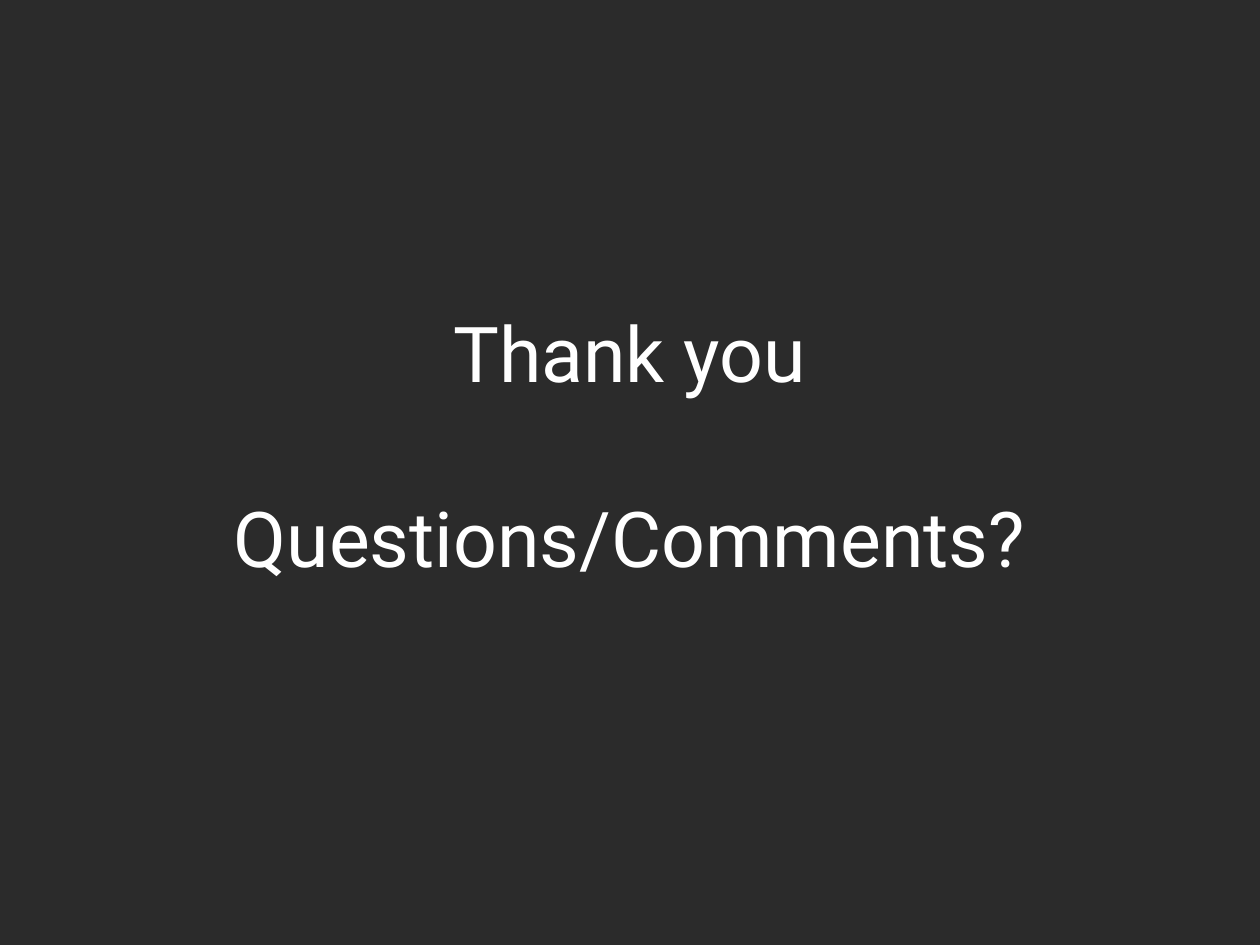
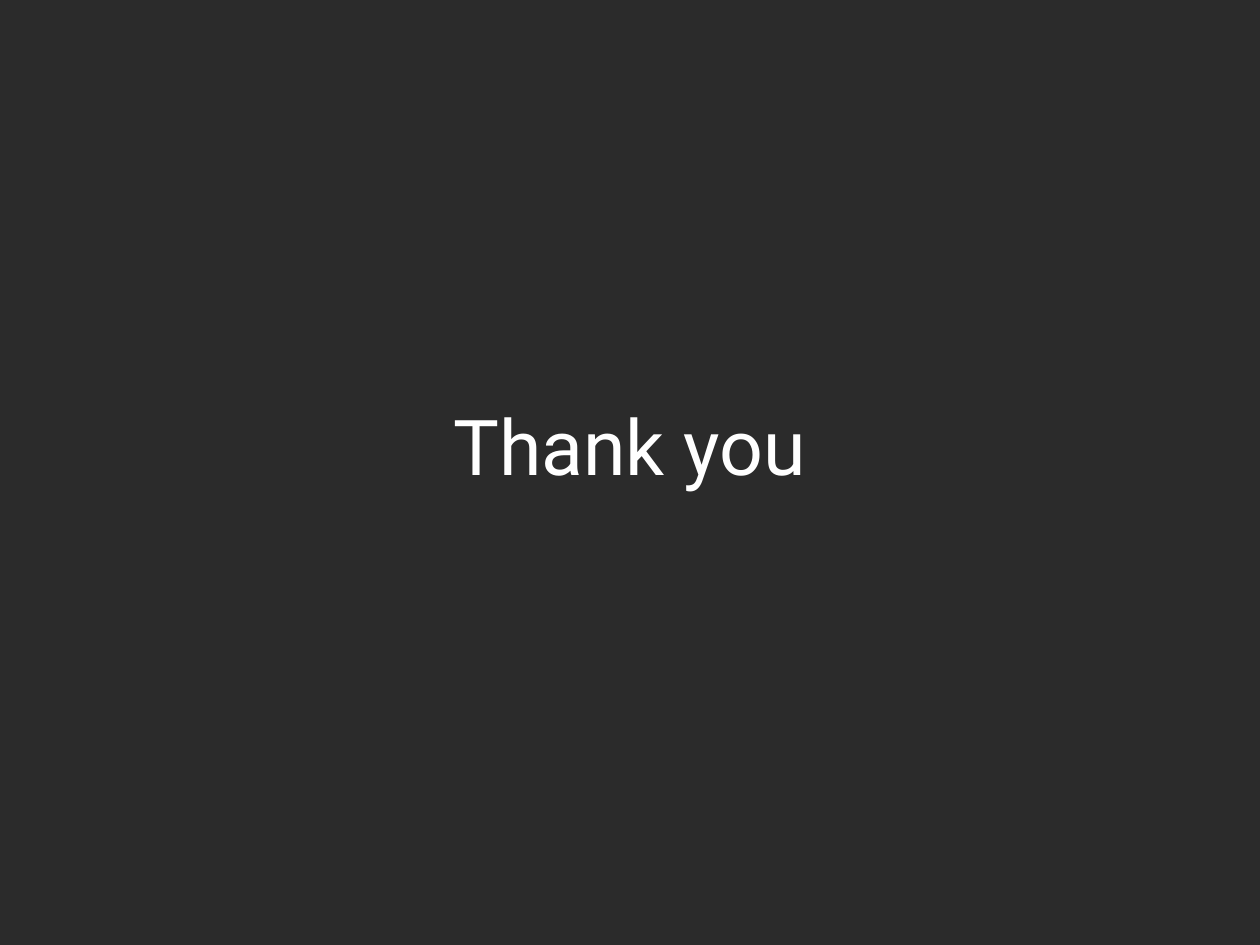
Before and after one commit to hyoshid1/project375, a slide deck: slide 7 of presentation.pptx. Drawn at 1260x945 pixels with LibreOffice and Linux fonts; fonts in the diff are those of the drawing; background and template pictures are left out; a plain dark background stands for a picture behind light text. Boxes give left, top, right and bottom in pixels: in the first picture for what was removed or moved away, otherwise in the second. Text is boxed around its words. In the diff, an @@ line names an element or a change of style, - is before the commit and + after.

```diff
--- a/presentation.pptx
+++ b/presentation.pptx
@@ title at (453,417,806,492): text changed @@
-Thank you
-Questions/Comments?
+Thank you
```
Also in this commit, not shown: 3 other slides changed.
